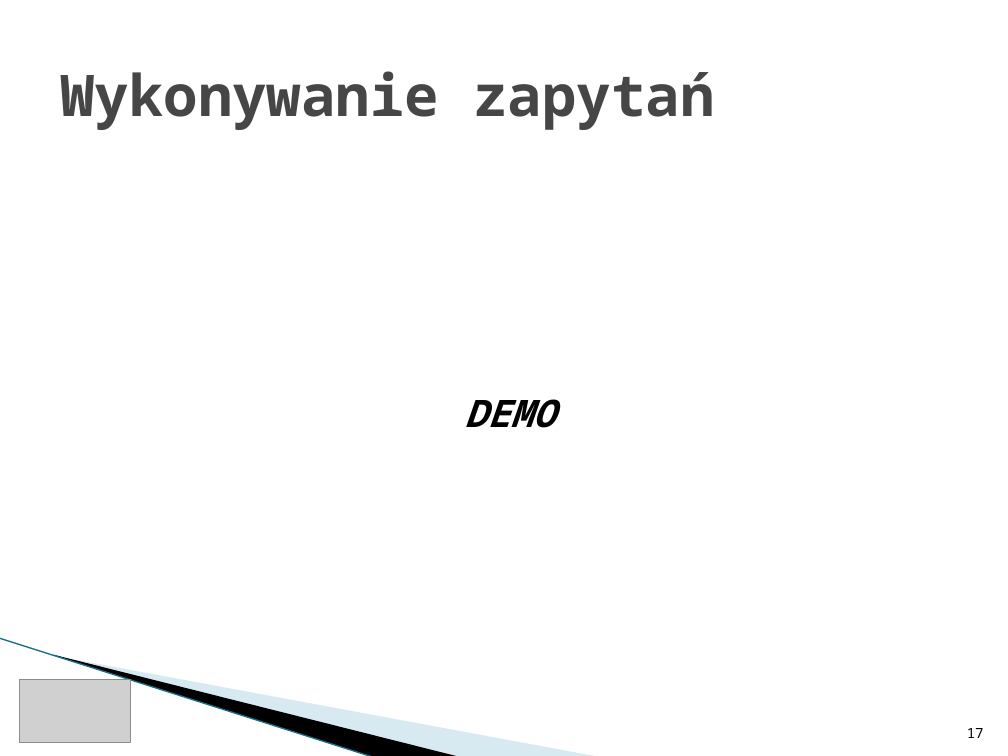
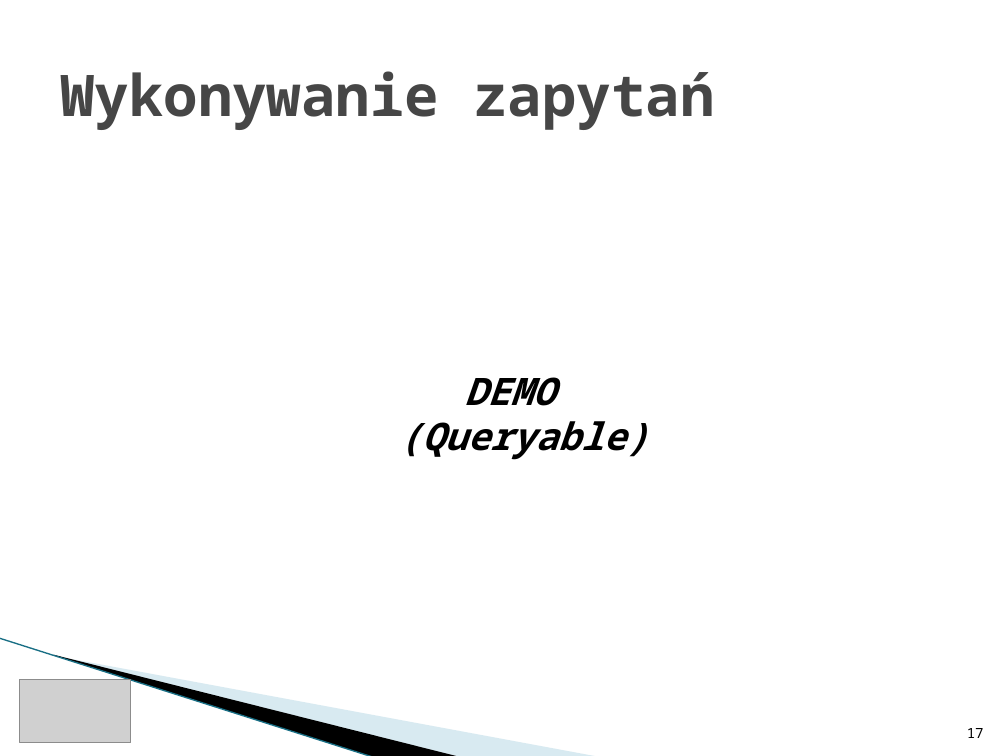
Before and after one commit to rwoszczyk/Training, a slide deck: slide 17 of ItKrd_EF.pptx. Drawn at 1008x756 pixels with LibreOffice and Linux fonts; fonts in the diff are those of the drawing; grey boxes stand for pictures; background and template pictures are left out. Boxes give left, top, right and bottom in pixels: in the first picture for what was removed or moved away, otherwise in the second. Text is boxed around its words. In the diff, an @@ line names an element or a change of style, - is before the commit and + after.

```diff
--- a/ItKrd_EF.pptx
+++ b/ItKrd_EF.pptx
@@ text at <box>399,377,648,460</box>: text changed @@
-DEMO
+DEMO
+(Queryable)
```
Also in this commit, not shown: 12 other slides changed, 5 slides added, 2 slides removed, 13 other files.
